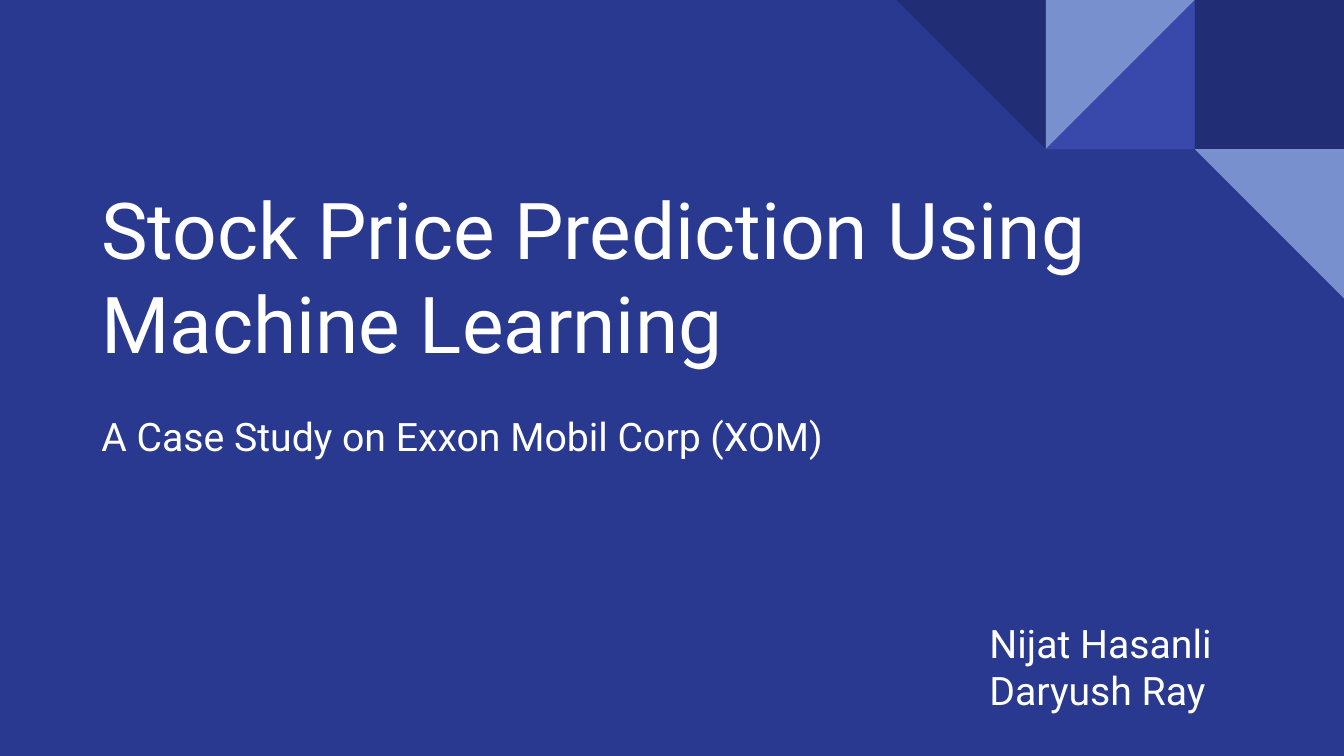
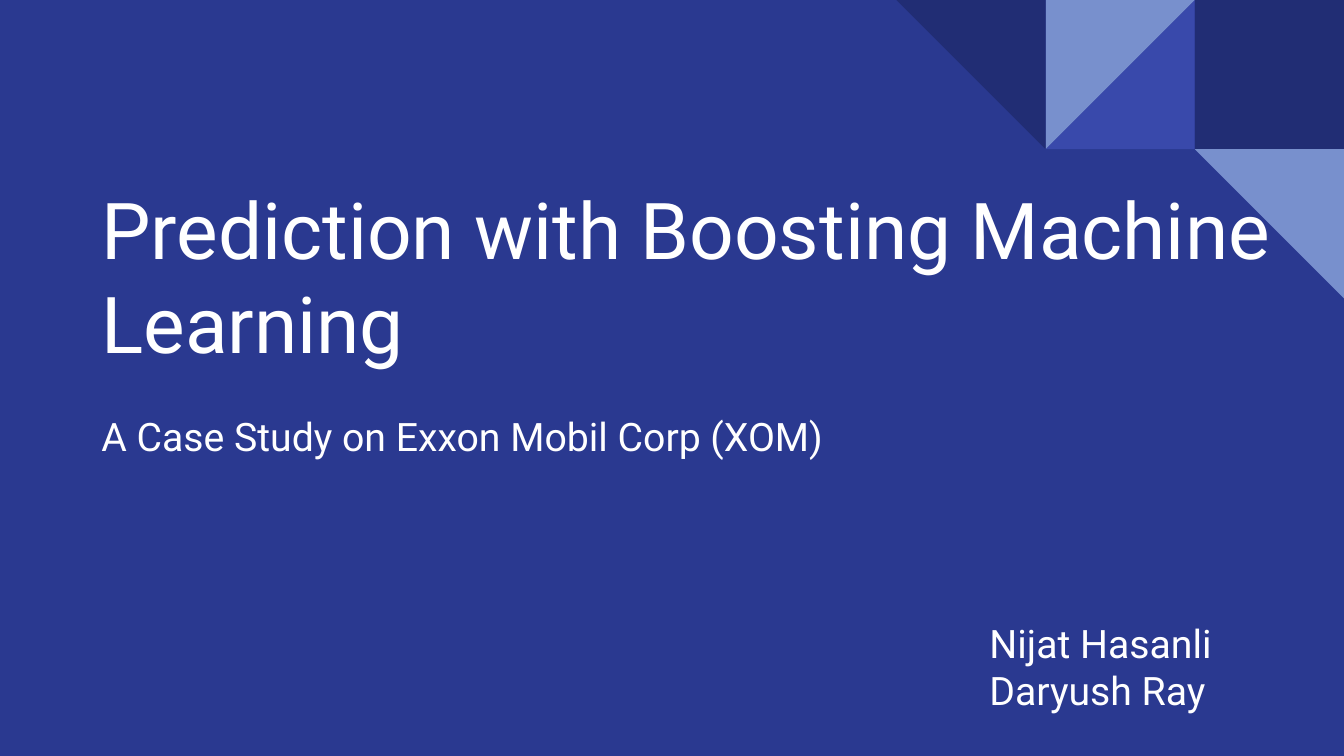
Before and after one commit to FinNijatTech/Boosting-Models-for-Exxon-Mobil-Corp-Stock-Prediction, a slide deck: slide 1 of XOM.pptx. Drawn at 1344x756 pixels with LibreOffice and Linux fonts; fonts in the diff are those of the drawing. Boxes give left, top, right and bottom in pixels: in the first picture for what was removed or moved away, otherwise in the second. Text is boxed around its words. In the diff, an @@ line names an element or a change of style, - is before the commit and + after.

```diff
--- a/XOM.pptx
+++ b/XOM.pptx
@@ title at <box>101,188,1270,370</box>: text changed @@
-Stock Price Prediction Using Machine Learning
+Prediction with Boosting Machine Learning
```
Also in this commit, not shown: 1 slide added, 1 slide removed, 1 other file.
